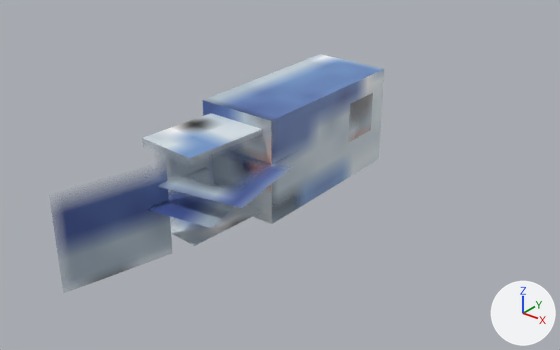
The FBX model Assets/Features/Entities/Characters/Enemies/FlyingFish/Sailfin.fbx, before and after one commit.
The view is the same before and after, from a 50 mm camera at (0.667, -0.816, 0.539) aimed at (0.049, -0.043, 0.06). Every picture has the same lights, and +X, +Y and +Z are marked at lower right. The first picture is the older version. Where no turn or scale is listed for an object, it has been applied to the vertices. Vertices at exactly the same position are counted once.

Script lines for the objects in view, before the commit:
```python
ob_body_1 = bpy.data.objects.new('body_1', me_body_1)
ob_body_1.location = (0.0, -0.0156, 0.0)
ob_eyelid_right_1 = bpy.data.objects.new('eyelid_right_1', me_eyelid_right_1)
ob_eyelid_right_1.location = (0.0312, 0.1437, 0.0625)
ob_tail2_1 = bpy.data.objects.new('tail2_1', me_tail2_1)
ob_tail2_1.location = (0.0358, -0.0208, 0.0781)
ob_tail_1 = bpy.data.objects.new('tail_1', me_tail_1)
ob_tail_1.location = (0.0047, -0.0158, 0.0)
ob_wing_right2_1 = bpy.data.objects.new('wing_right2_1', me_wing_right2_1)
ob_wing_right2_1.location = (0.0813, -0.3433, 0.0606)
ob_wing_right_1 = bpy.data.objects.new('wing_right_1', me_wing_right_1)
ob_wing_right_1.location = (0.0781, -0.1733, 0.0938)
# me_tail2_1
# before: 0 (-0.083, -0.334, 0.094), 1 (-0.045, -0.182, 0.094), 2 (-0.083, -0.334, -0.094), 3 (-0.045, -0.182, -0.094) at pixel (172, 253)
# me_tail_1
# before: 0 (0.033, -0.19, 0.141) at pixel (189, 158), 2 (0.033, -0.19, 0.016) at pixel (194, 245), 5 (-0.061, -0.183, 0.141) at pixel (142, 137), 7 (-0.061, -0.183, 0.016)
```
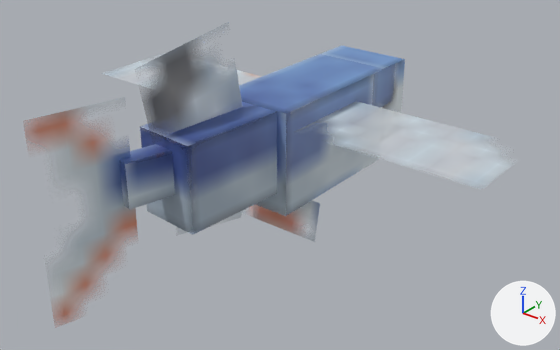
What differs and where, as boxes [x1, y1, x2, y2] in the pictures (560 x 350 px; the box of a moved part takes in the faces that stretch with it):
'body_1', moved, rescaled: before [203, 54, 384, 224]; after [239, 54, 384, 216]
'tail_1', reshaped, surface changed, moved (13% wider): before [143, 113, 277, 246]; after [140, 102, 291, 235]
'tail2_1', reshaped, moved: before [52, 170, 173, 289]; after [119, 143, 192, 210]
'tail3_1', added: after [25, 106, 138, 324]
'pelvic_fin2_1', added: after [143, 35, 243, 134]
'pectoral_fin_right_1', added: after [315, 101, 510, 186]
'wing_right_1', deleted (blue): before [158, 146, 289, 208]
'body_2', added: after [321, 45, 405, 142]
'wing_right2_1', deleted (blue): before [148, 192, 234, 228]
'eyelid_right_1', moved, rescaled: before [349, 93, 373, 139]; after [372, 64, 395, 112]
'pelvic_fin_1', added: after [245, 201, 320, 242]
'pectoral_fin_left_1', added: after [101, 52, 262, 88]
'pelvic_fin3_1', added: after [178, 211, 242, 234]
part 3 of me_tail_1, moved or reshaped: before [143, 113, 277, 246]; after [140, 102, 291, 235]
part 4 of me_tail_1, surface changed: before [143, 113, 277, 246]; after [140, 102, 291, 235]

Diff of the bpy script that builds the scene:
```diff
--- a/Assets/Features/Entities/Characters/Enemies/FlyingFish/Sailfin.fbx.py
+++ b/Assets/Features/Entities/Characters/Enemies/FlyingFish/Sailfin.fbx.py
@@ me_body_1 @@
-me_body_1.from_pydata(...)  # 8 vertices, 6 faces; spans x -0.062..0.062, y -0.062..0.219, z 0.0..0.156
+me_body_1.from_pydata(...)  # 8 vertices, 6 faces; spans x -0.063..0.063, y -0.032..0.219, z 0.0..0.157
+# me_body_1 part 2: the whole mesh is scaled about its middle by (1, 0.891, 1), then moved by (0.0, 0.016, 0.0)
 me_body_1.materials.append(mat_sailfin_png)
@@ me_tail2_1 @@
 # verts and faces of me_tail2_1; kept vertices keep their numbers, new ones are numbered from 4
-me_tail2_1.from_pydata(...)  # 4 vertices, 1 face; spans x -0.083..-0.045, y -0.334..-0.182, z -0.094..0.094
+me_tail2_1.from_pydata(...)  # 8 vertices, 6 faces; spans x -0.076..-0.023, y -0.118..-0.019, z 0.016..0.078
+# me_tail2_1 part 5
+delete_vertices([*range(0, 4)])  # with the faces that use them
+verts[4] = (-0.045, -0.118, 0.016)  # pixel (129, 209)
+verts[5] = (-0.023, -0.027, 0.016)
+verts[6] = (-0.053, -0.019, 0.016)
+verts[7] = (-0.076, -0.11, 0.016)
+for new, old in zip([*range(8, 12)], [*range(4, 8)]): verts[new] = verts[old] + (0.0, 0.0, 0.062)
+faces += [(5, 6, 10, 9), (4, 5, 9, 8), (4, 8, 11, 7), (6, 7, 11, 10), (8, 9, 10, 11), (4, 7, 6, 5)]
 me_tail2_1.materials.append(mat_sailfin_png)
@@ me_tail_1 @@
-me_tail_1.from_pydata(...)  # 8 vertices, 6 faces; spans x -0.061..0.044, y -0.19..-0.028, z 0.016..0.141
+me_tail_1.from_pydata(...)  # 8 vertices, 6 faces; spans x -0.063..0.044, y -0.222..-0.028, z 0.016..0.141
+# me_tail_1 part 3
+for i in [0, 2, 5, 7]: me_tail_1.vertices[i].co += Vector((-0.002, -0.031, 0.0))
+# me_tail_1 part 4: texture (UV) coordinates of 6 of 6 faces, centred in x -0.055..0.039, y -0.187..-0.031, z 0.016..0.141, changed; they spanned u 0.0..0.25, v 0.64..0.78 and now span u 0.0..0.28, v 0.55..0.7
 me_tail_1.materials.append(mat_sailfin_png)
@@ me_eyelid_right_1 @@
-me_eyelid_right_1.from_pydata(...)  # 8 vertices, 6 faces; spans x -0.0316..0.0316, y -0.0347..0.0284, z -0.0003..0.0628
+me_eyelid_right_1.from_pydata(...)  # 8 vertices, 6 faces; spans x 0.0306..0.0319, y -0.0037..0.06, z 0.0306..0.0944
+# me_eyelid_right_1 part 1: the whole mesh is scaled about its middle by (0.0198, 1.01, 1.01), then moved by (0.0312, 0.0313, 0.0312)
 me_eyelid_right_1.materials.append(mat_sailfin_png)
@@ ob_wing_right2_1 @@
-ob_wing_right2_1 = bpy.data.objects.new('wing_right2_1', me_wing_right2_1)
@@ ob_tail2_1 @@
 ob_tail2_1 = bpy.data.objects.new('tail2_1', me_tail2_1)
-ob_tail2_1.location = (0.0358, -0.0208, 0.0781)
+ob_tail2_1.location = (0.0337, -0.1495, 0.0625)
@@ ob_tail_1 @@
 ob_tail_1 = bpy.data.objects.new('tail_1', me_tail_1)
-ob_tail_1.location = (0.0047, -0.0158, 0.0)
+ob_tail_1.location = (0.0047, 0.0155, 0.0156)
@@ ob_eyelid_right_1 @@
 ob_eyelid_right_1 = bpy.data.objects.new('eyelid_right_1', me_eyelid_right_1)
-ob_eyelid_right_1.location = (0.0312, 0.1437, 0.0625)
+ob_eyelid_right_1.location = (0.0312, 0.175, 0.0625)
@@ ob_wing_right_1 @@
-ob_wing_right_1 = bpy.data.objects.new('wing_right_1', me_wing_right_1)
@@ ob_pectoral_fin_right_1 @@
+ob_pectoral_fin_right_1 = bpy.data.objects.new('pectoral_fin_right_1', me_pectoral_fin_right_1)  # 4 vertices, 1 face; spans x -0.25..0.031, y -0.125..0.031, z 0.0; in mat_sailfin_png (picture img_sailfin_png)
+ob_pectoral_fin_right_1.location = (0.3125, 0.0938, 0.125)
@@ ob_body_2 @@
+ob_body_2 = bpy.data.objects.new('body_2', me_body_2)  # a box spanning x -0.0628..0.0628, y -0.0628..0.0003, z 0.0309..0.1566; in mat_sailfin_png (picture img_sailfin_png)
+ob_body_2.location = (0.0, 0.2656, 0.0)
@@ ob_pelvic_fin_1 @@
+ob_pelvic_fin_1 = bpy.data.objects.new('pelvic_fin_1', me_pelvic_fin_1)  # 4 vertices, 1 face; spans x -0.281..-0.125, y 0.02..0.031, z -0.067..-0.005; in mat_sailfin_png (picture img_sailfin_png)
+ob_pelvic_fin_1.location = (0.2031, -0.0152, 0.0048)
@@ ob_pectoral_fin_left_1 @@
+ob_pectoral_fin_left_1 = bpy.data.objects.new('pectoral_fin_left_1', me_pectoral_fin_left_1)  # 4 vertices, 1 face; spans x -0.25..0.031, y -0.125..0.031, z 0.0; in mat_sailfin_png (picture img_sailfin_png)
+ob_pectoral_fin_left_1.location = (-0.0938, 0.0938, 0.125)
@@ ob_tail3_1 @@
+ob_tail3_1 = bpy.data.objects.new('tail3_1', me_tail3_1)  # 4 vertices, 1 face; spans x -0.083..-0.053, y -0.334..-0.212, z -0.156..0.125; in mat_sailfin_png (picture img_sailfin_png)
+ob_tail3_1.location = (0.0297, -0.0359, 0.0938)
@@ ob_pelvic_fin3_1 @@
+ob_pelvic_fin3_1 = bpy.data.objects.new('pelvic_fin3_1', me_pelvic_fin3_1)  # 4 vertices, 1 face; spans x -0.0358..-0.0258, y -0.059..0.0745, z -0.0109..0.0724; in mat_sailfin_png (picture img_sailfin_png)
+ob_pelvic_fin3_1.location = (0.0248, -0.1343, -0.0041)
@@ ob_pelvic_fin2_1 @@
+ob_pelvic_fin2_1 = bpy.data.objects.new('pelvic_fin2_1', me_pelvic_fin2_1)  # 4 vertices, 1 face; spans x 0.02..0.033, y -0.147..0.028, z -0.022..0.129; in mat_sailfin_png (picture img_sailfin_png)
+ob_pelvic_fin2_1.location = (-0.0346, -0.0908, 0.1507)
```
